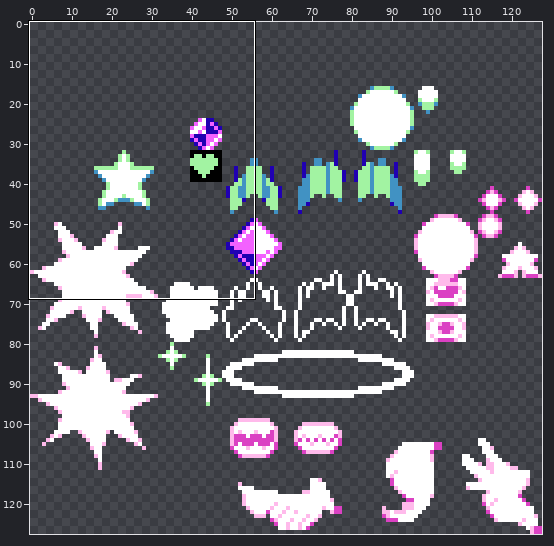
Sprite sheet -- SRiddensdale_VerticalShooter/Assets/Sprites/sheet01.png. The picture above shows the old version from afar; the outline marks the close-up.
Close-up. Before:
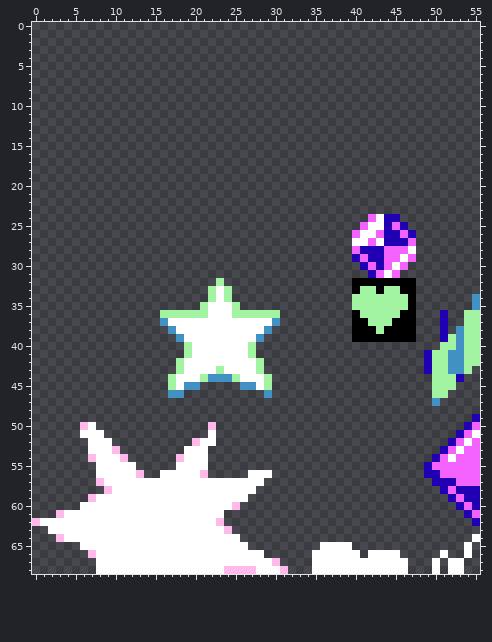
The file is 128x128 pixels. Shown: x 0..55, y 0..68.
Once edited:
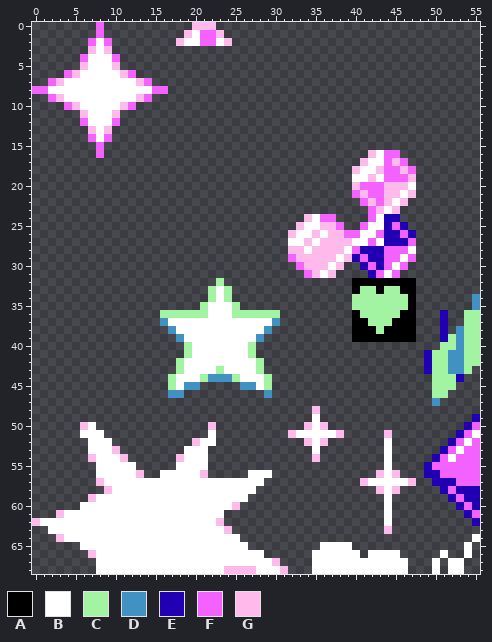
Palette (. is transparent): A #000000  B #ffffff  C #a2f3a2  D #4192c3  E #2000b2  F #f361ff  G #ffbaeb
The edit:
y 0: x 8 . -> F; x 20..22 ... -> GGG
y 1: x 8 . -> F; x 19..23 ..... -> GBFFG
y 2: x 7..9 ... -> FBF; x 18..24 ....... -> GBBFFBG
y 3: x 7..9 ... -> GBG
y 4: x 6..10 ..... -> FBBBF
y 5: x 6..10 ..... -> GBBBG
y 6: x 4..12 ......... -> FGBBBBBGF
y 7: x 2..14 ............. -> FGBBBBBBBBBGF
y 8: x 0..16 ................. -> FFBBBBBBBBBBBBBFF
y 9: x 2..14 ............. -> FGBBBBBBBBBGF
y 10: x 4..12 ......... -> FGBBBBBGF
y 11: x 6..10 ..... -> GBBBG
y 12: x 6..10 ..... -> FBBBF
y 13: x 7..9 ... -> GBG
y 14: x 7..9 ... -> FBF
y 15: x 8 . -> F
y 16: x 8 . -> F; x 42..45 .... -> GBFF
y 17: x 41..46 ...... -> GBBFGF
y 18: x 40..47 ........ -> GBBGFFGF
y 19: x 40..47 ........ -> BBGBFFFG
y 20: x 40..47 ........ -> GFFFGGGB
y 21: x 40..47 ........ -> FGFFGGBG
y 22: x 41..46 ...... -> FGFGBG
y 23: x 42..45 .... -> FGBG
y 24: x 34..37 .... -> GBFF
y 25: x 33..38 ...... -> GBBGGF
y 26: x 32..39 ........ -> GBBGBGGF
y 27: x 32..39 ........ -> BBGBGGGG
y 28: x 32..39 ........ -> GGBGGGGB
y 29: x 32..39 ........ -> FGGGGGBG
y 30: x 33..38 ...... -> FGGGBG
y 31: x 34..37 .... -> FGBG
y 48: x 35 . -> G
y 49: x 35 . -> B
y 50: x 34..36 ... -> GBG
y 51: x 32..38 ....... -> GBBBBBG; x 44 . -> G
y 52: x 34..36 ... -> GBG; x 44 . -> B
y 53: x 35 . -> B; x 44 . -> B
y 54: x 35 . -> G; x 44 . -> B
y 55: x 44 . -> B
y 56: x 43..45 ... -> GBG
y 57: x 41..47 ....... -> GBBBBBG
y 58: x 43..45 ... -> GBG
y 59..62: x 44 . -> B
y 63: x 44 . -> G
Boxes around the changes in both close-ups, in picture pixels (x1, y1, x2, y2):
added: (32, 22, 168, 158)
added: (176, 22, 232, 46)
added: (288, 150, 416, 278)
added: (288, 406, 344, 462)
added: (360, 430, 416, 534)
